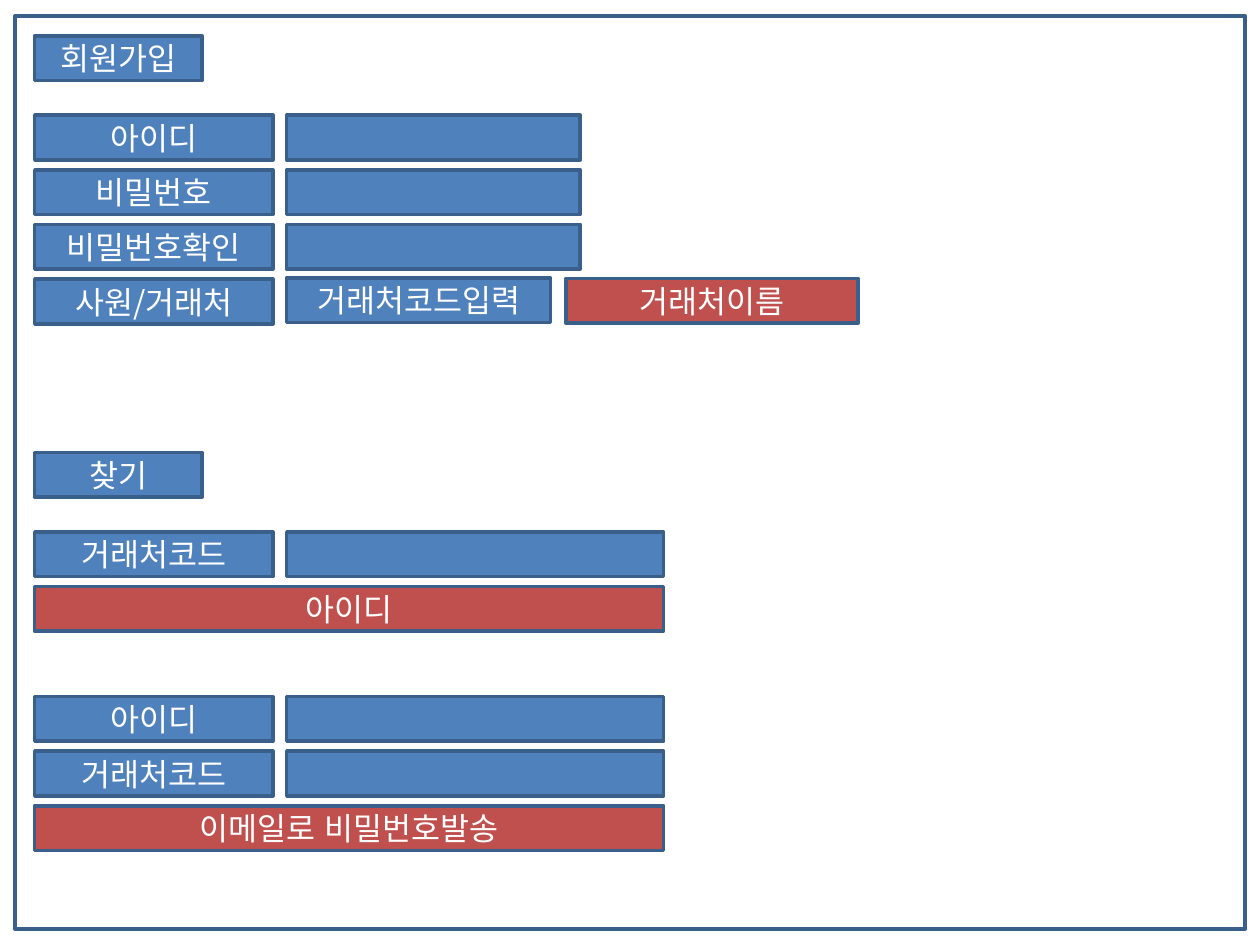
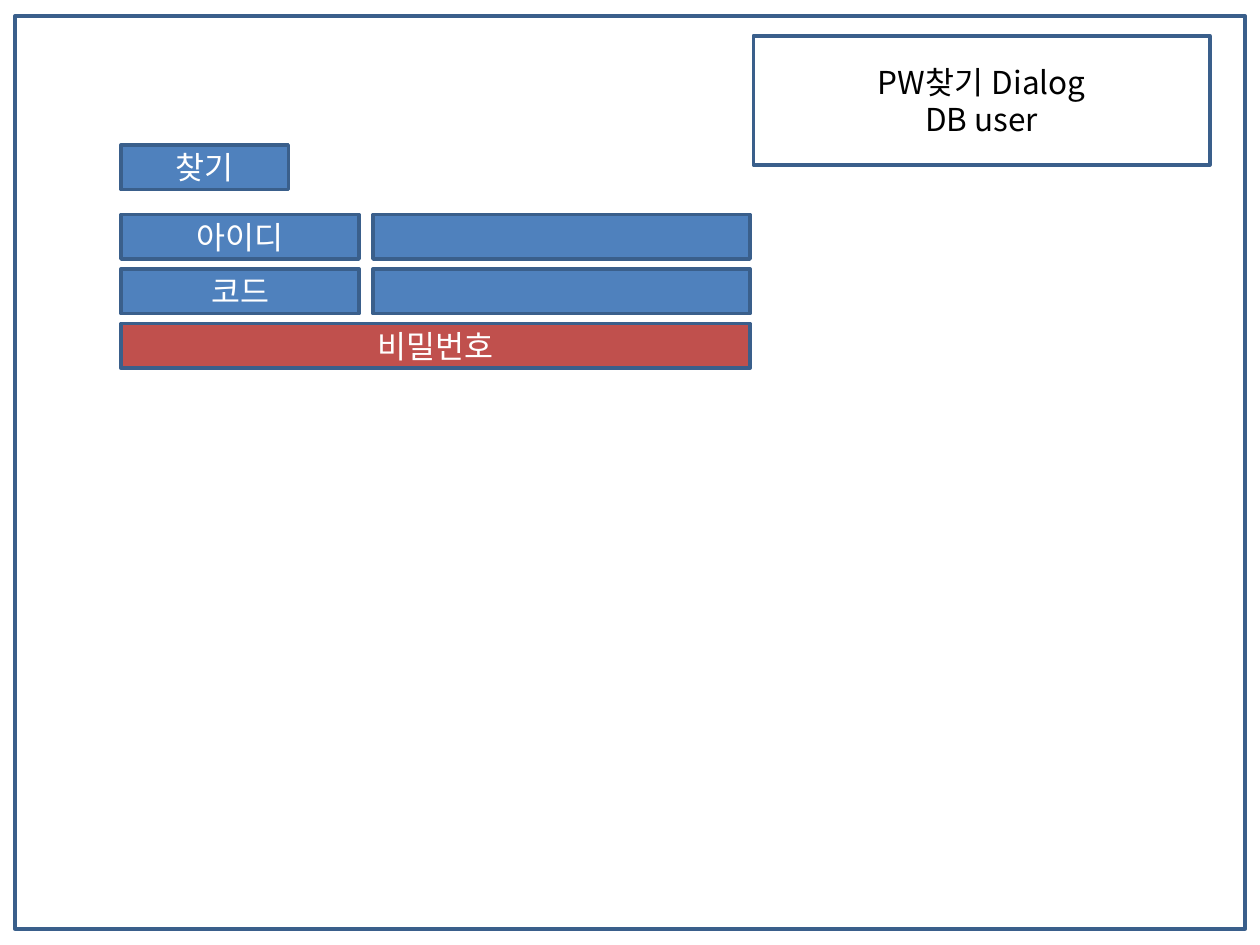
Before and after one commit to tandohak/SaleManagement, a slide deck: slide 3 of src/main/resources/exErd/세일즈.pptx (slide 2 before the commit). Drawn at 1260x945 pixels with LibreOffice and Linux fonts; fonts in the diff are those of the drawing. Boxes give left, top, right and bottom in pixels: in the first picture for what was removed or moved away, otherwise in the second. Text is boxed around its words. In the diff, an @@ line names an element or a change of style, - is before the commit and + after.

```diff
--- a/src/main/resources/exErd/세일즈.pptx
+++ b/src/main/resources/exErd/세일즈.pptx
@@ rectangle removed at <box>35,37,203,81</box> @@
-회원가입
@@ rectangle added at <box>753,37,1210,165</box>, outline #3A5F8C 2 pt, 18 pt, text #000000 @@
+PW찾기 Dialog
+DB user
@@ rectangle removed at <box>35,116,273,160</box> @@
-아이디
@@ rectangle removed at <box>287,116,581,160</box> @@
@@ rectangle "찾기": place and size @@
-rectangle "찾기" at <box>35,452,203,496</box>
+rectangle "찾기" at <box>121,145,289,189</box>
@@ rectangle removed at <box>35,170,273,214</box> @@
-비밀번호
@@ rectangle removed at <box>287,170,581,214</box> @@
@@ rectangle removed at <box>35,224,273,268</box> @@
-비밀번호확인
@@ rectangle "아이디": place and size @@
-rectangle "아이디" at <box>35,697,273,741</box>
+rectangle "아이디" at <box>121,214,359,258</box>
@@ rectangle removed at <box>287,224,581,268</box> @@
@@ rectangle: place and size @@
-rectangle at <box>287,697,664,741</box>
+rectangle at <box>373,214,750,258</box>
@@ rectangle removed at <box>35,280,273,324</box> @@
-사원/거래처
@@ text in rectangle at <box>211,279,269,302</box>: text changed @@
-거래처코드
+코드
@@ rectangle removed at <box>287,278,551,323</box> @@
-거래처코드입력
@@ rectangle removed at <box>566,278,858,323</box> @@
-거래처이름
@@ 3 rectangles: place and size @@
-3 rectangles at <box>35,751,664,850</box>
+3 rectangles at <box>121,270,750,368</box>
@@ text in rectangle at <box>378,332,494,367</box>: text changed @@
-이메일로 비밀번호발송
+비밀번호
@@ rectangle removed at <box>35,532,273,576</box> @@
-거래처코드
@@ rectangle removed at <box>287,532,664,576</box> @@
@@ rectangle removed at <box>35,587,664,631</box> @@
-아이디
```
Also in this commit, not shown: 4 other slides changed, 5 slides added, 4 slides removed, 1 other file.
